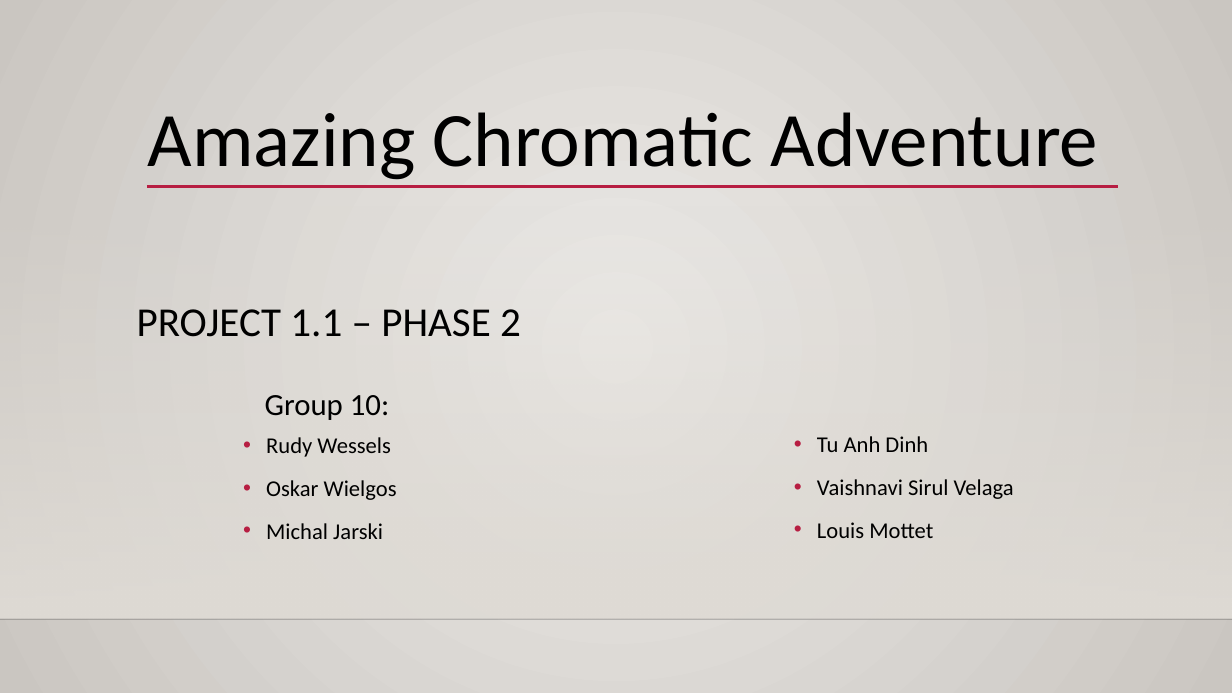
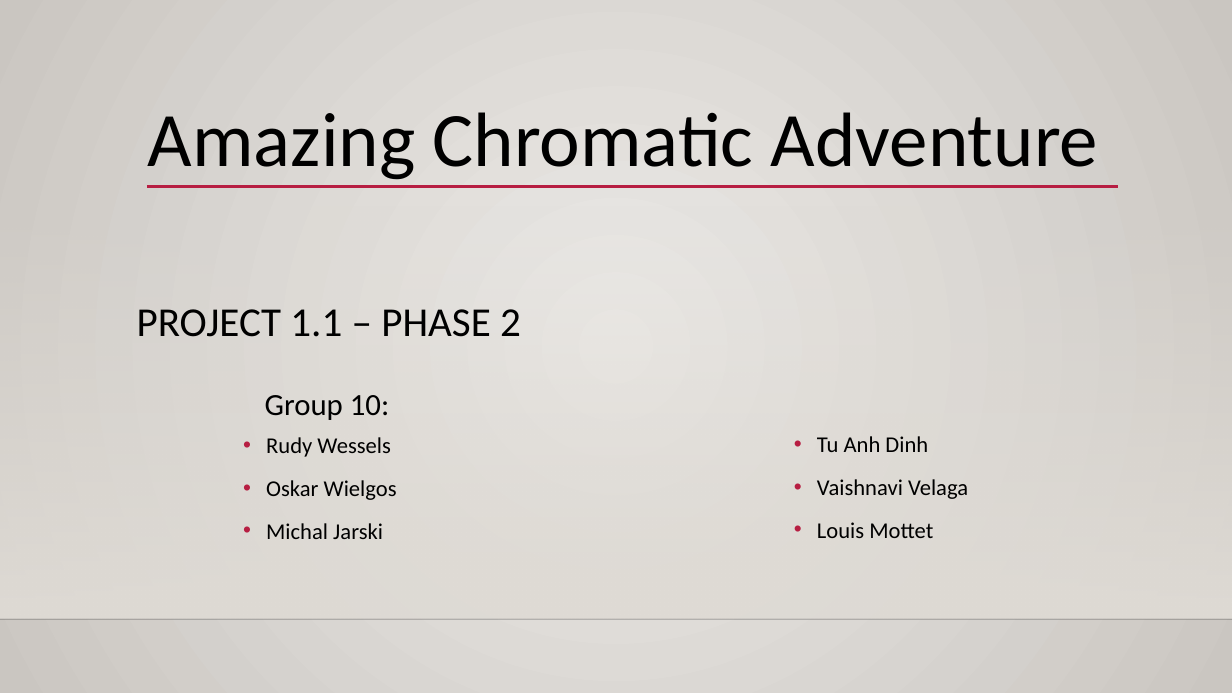
Before and after one commit to diagnoza/develop-, a slide deck: slide 1 of Project1-1/Phase2/Presentation2.pptx. Drawn at 1232x693 pixels with LibreOffice and Linux fonts; fonts in the diff are those of the drawing; background and template pictures are left out. Boxes give left, top, right and bottom in pixels: in the first picture for what was removed or moved away, otherwise in the second. Text is boxed around its words. In the diff, an @@ line names an element or a change of style, - is before the commit and + after.

```diff
--- a/Project1-1/Phase2/Presentation2.pptx
+++ b/Project1-1/Phase2/Presentation2.pptx
@@ text at <box>817,479,968,499</box>: text changed @@
-• Vaishnavi Sirul Velaga
+• Vaishnavi Velaga
```
Also in this commit, not shown: 1 other slide changed.
